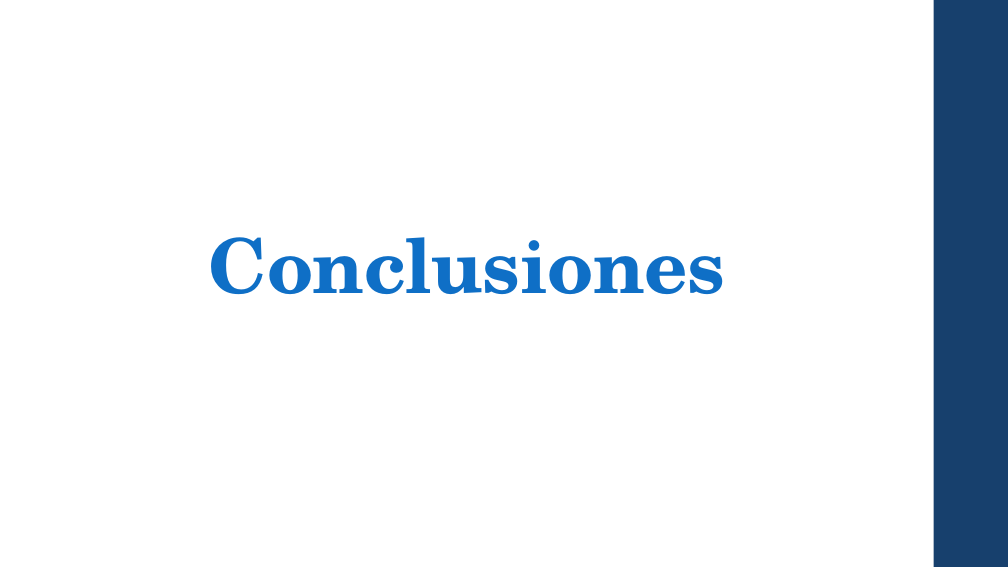
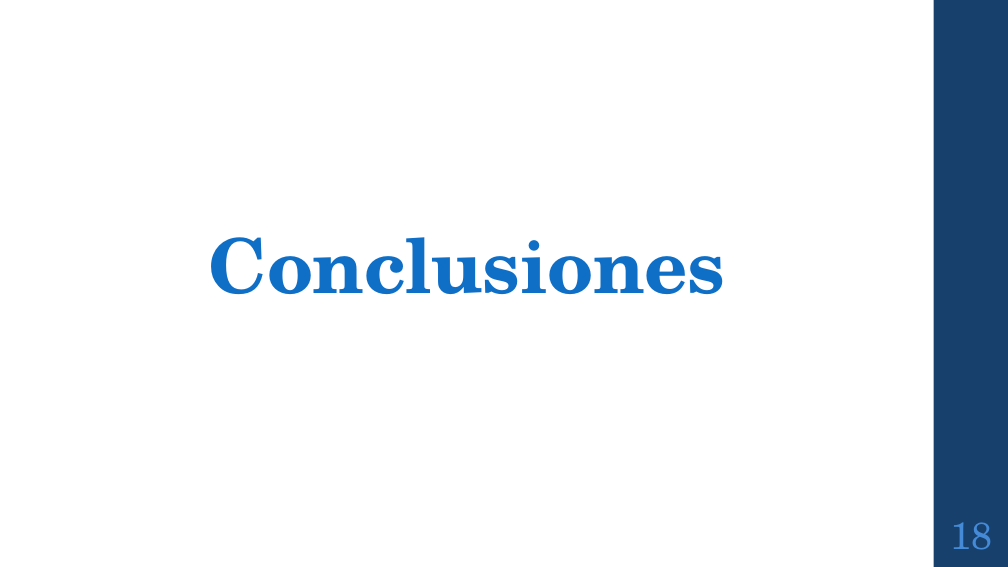
Before and after one commit to CursosIE/IE-0217-III-16-G1, a slide deck: slide 18 of Proyecto/proyectoFinal.pptx. Drawn at 1008x567 pixels with LibreOffice and Linux fonts; fonts in the diff are those of the drawing. Boxes give left, top, right and bottom in pixels: in the first picture for what was removed or moved away, otherwise in the second. Text is boxed around its words. In the diff, an @@ line names an element or a change of style, - is before the commit and + after.

```diff
--- a/Proyecto/proyectoFinal.pptx
+++ b/Proyecto/proyectoFinal.pptx
@@ page number added at (950, 522, 992, 550), 36 pt, text #448AD7 @@
+18
```
Also in this commit, not shown: 11 other slides changed, 9 slides added, 8 slides removed.
